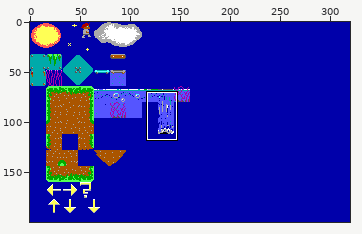
Sprite sheet, stored at images/tiles.png. Above: a wide view before the commit, with the close-up outlined.
Close-up. Old version:
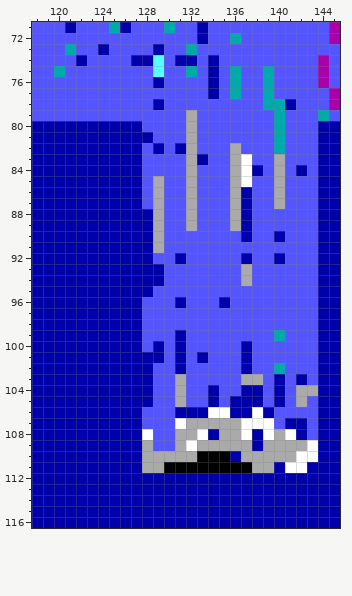
The file is 320x200 pixels. Shown: x 118..145, y 71..116.
And afterwards:
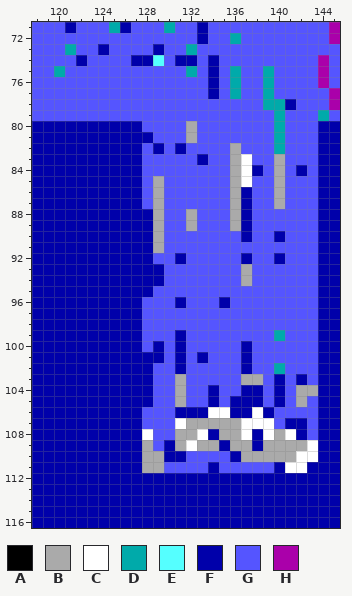
Palette (. is transparent): A #000000  B #aaaaaa  C #ffffff  D #00aaaa  E #55ffff  F #0000aa  G #5555ff  H #aa00aa
Edits made:
Changed rows in their new state; - is an unchanged pixel.
first column x 129:
 75 G---
 76 G---
 78 G---
 79 ---G
 82 ---G
 83 ---G
 84 ---G
 85 ---G
 86 ---G
 87 ---G
first column x 130:
109 F----F----
110 FFGGGG----
111 GGGGFGGGGG
